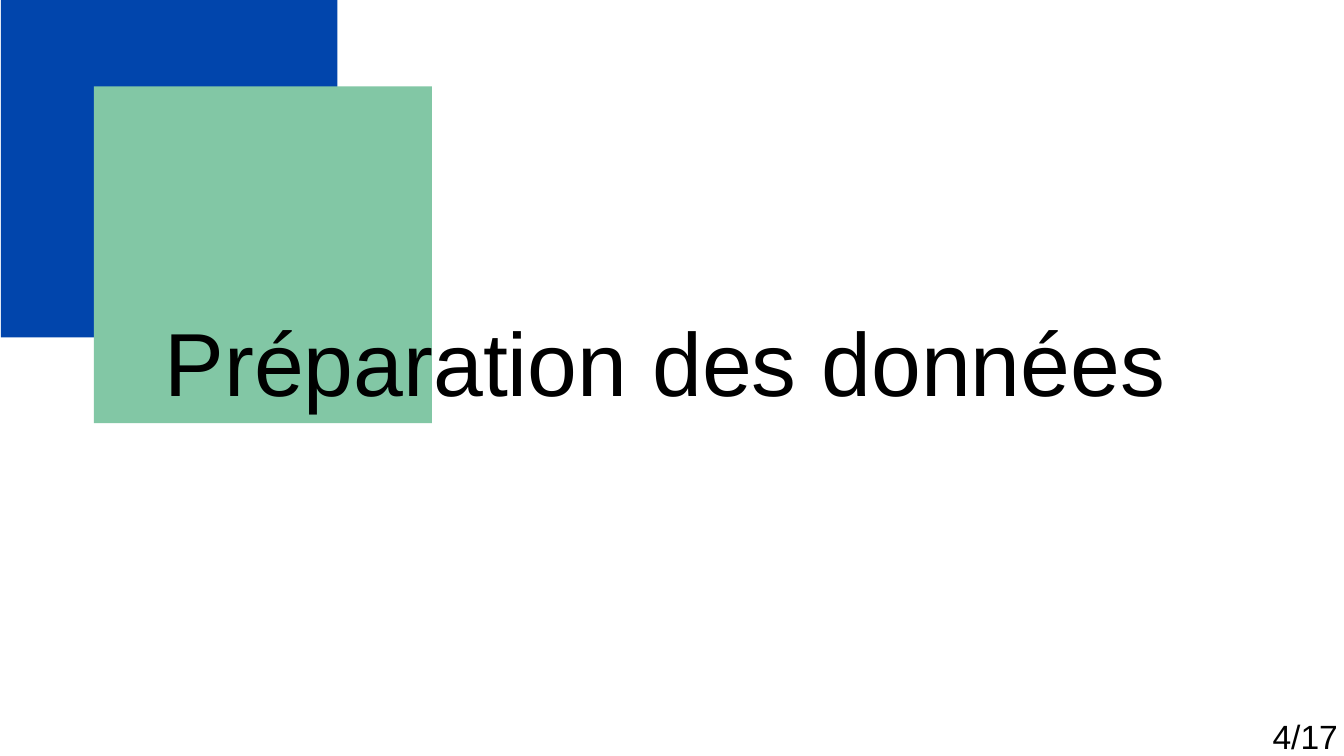
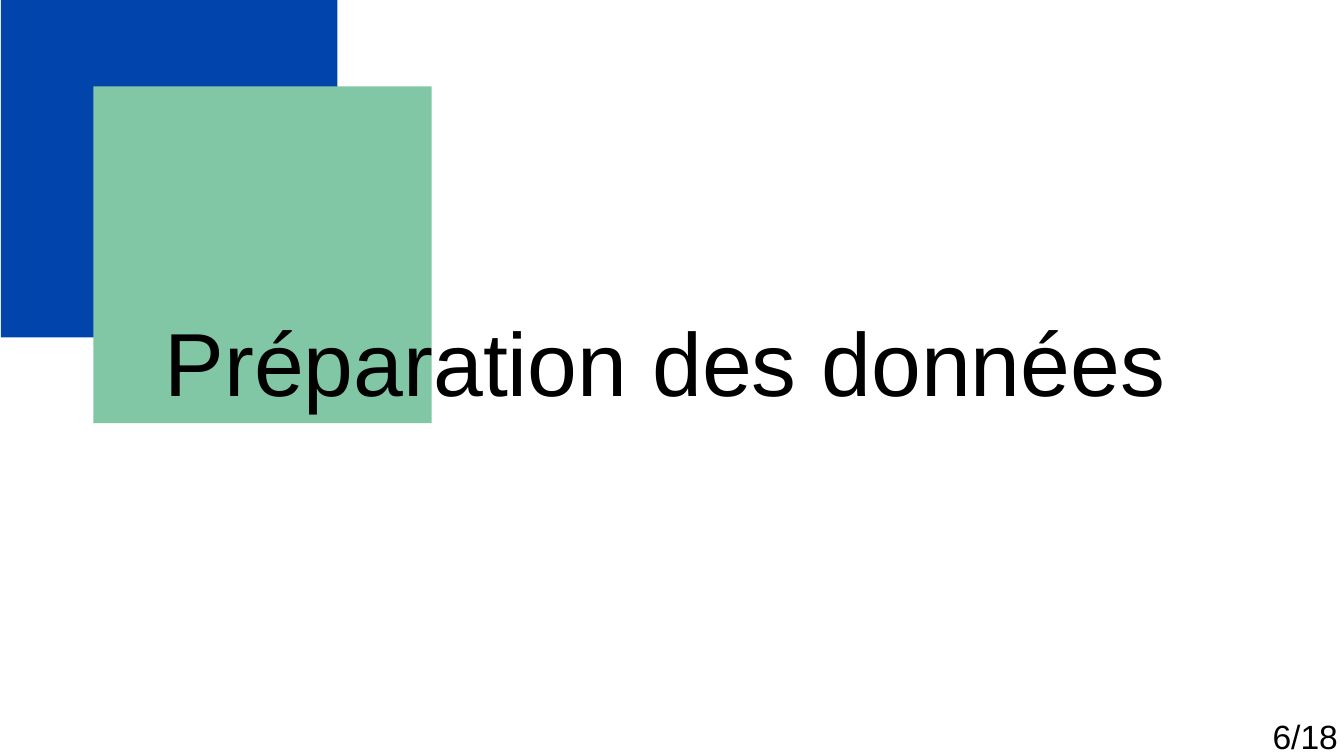
Before and after one commit to Florian-Biggio/Events-with-RAG, a slide deck: slide 6 of Biggio_Florian_1_presentation_052025.odp (slide 4 before the commit). Drawn at 1344x756 pixels with LibreOffice and Linux fonts; fonts in the diff are those of the drawing. Boxes give left, top, right and bottom in pixels: in the first picture for what was removed or moved away, otherwise in the second. Text is boxed around its words. In the diff, an @@ line names an element or a change of style, - is before the commit and + after.

```diff
--- a/Biggio_Florian_1_presentation_052025.odp
+++ b/Biggio_Florian_1_presentation_052025.odp
@@ text at (1273, 724, 1338, 750): text changed @@
-4/17
+6/18
```
Also in this commit, not shown: 6 other slides changed, 11 slides added, 12 slides removed, 25 other files.
